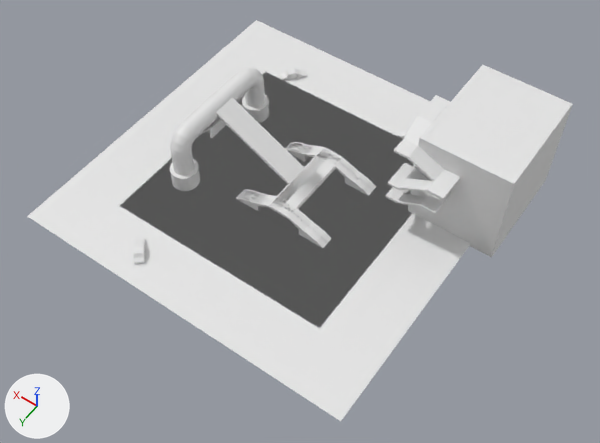
Renders of the Blender file lasertag/Assets/Models/levels/lasermaze(unity import).blend from each side of a commit.
Before and after are seen from a 50 mm camera at (-124.7, 165.1, 240.4) aimed at (-17.4, 14.9, 4.4). Lighting does not change. The marker at lower left points along +X, +Y and +Z.

In view in the first picture: 'Building1', 'cars', 'mainLevel'.
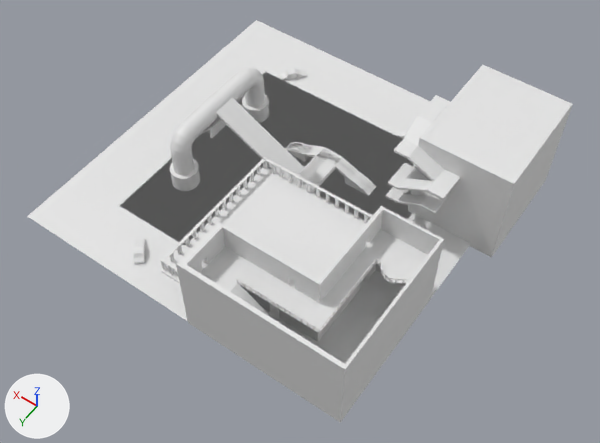
The change in detail:
Mesh me_cube is new.
It has 1257 vertices, 1195 faces, 4 loose edges and spans x -45.3..23.9, y -40.7..14.5, z -1.4..32.9.
Object 'building2' (ob_building2) is new; it shows me_cube.
Its location is (-26.0, 54.6, 1.5).

What differs and where, as boxes (x1, y1, x2, y2) in the pictures (600 x 443 px):
'building2', added: after (161, 157, 444, 423)
